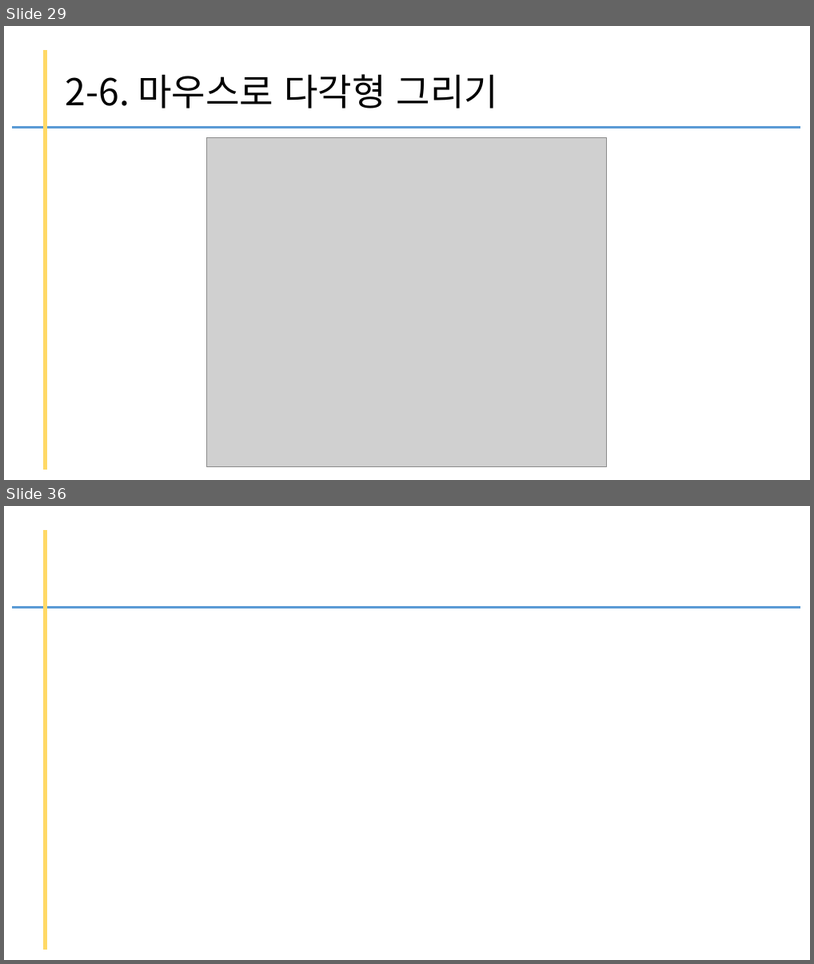
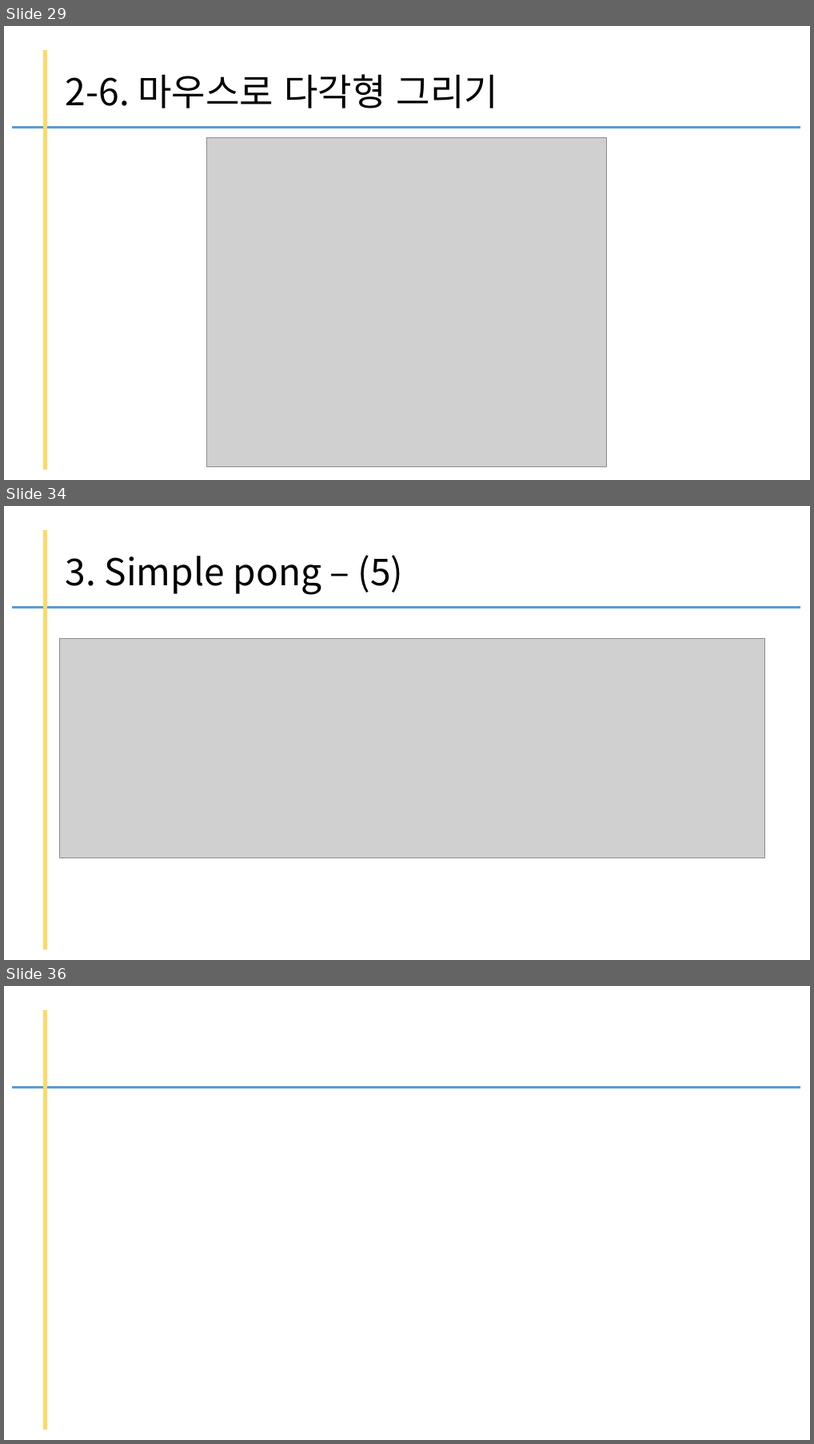
Before and after one commit to kig2929kig/ui, a slide deck: pygame.pptx. Shown one above the other, each under a label of ours: slides 29 and 36 before the commit, slides 29, 34 and 36 after it; the slides between them are not shown. The pictures are 814x964 and 814x1444 pixels, drawn with LibreOffice and Linux fonts; fonts in the diff are those of the drawing; grey boxes stand for pictures. Boxes give left, top, right and bottom in pixels: in the first picture for what was removed or moved away, otherwise in the second. Text is boxed around its words. In the diff, an @@ line names an element or a change of style, - is before the commit and + after.

```diff
--- a/pygame.pptx
+++ b/pygame.pptx
@@ slide 34 added at bbox=[4, 506, 810, 960], background #FFFFFF @@
@@ line added from (45, 530) to (45, 949), #FFD966 4.5 pt @@
@@ title added at bbox=[66, 555, 404, 595], 44 pt, text #000000 @@
+3. Simple pong – (5)
@@ line added from (13, 607) to (802, 607), #5B9BD5 3 pt @@
@@ picture added at bbox=[60, 639, 765, 857] @@
```
Also in this commit, not shown: 3 slides changed, 2 other slides added, 3 slides removed.
